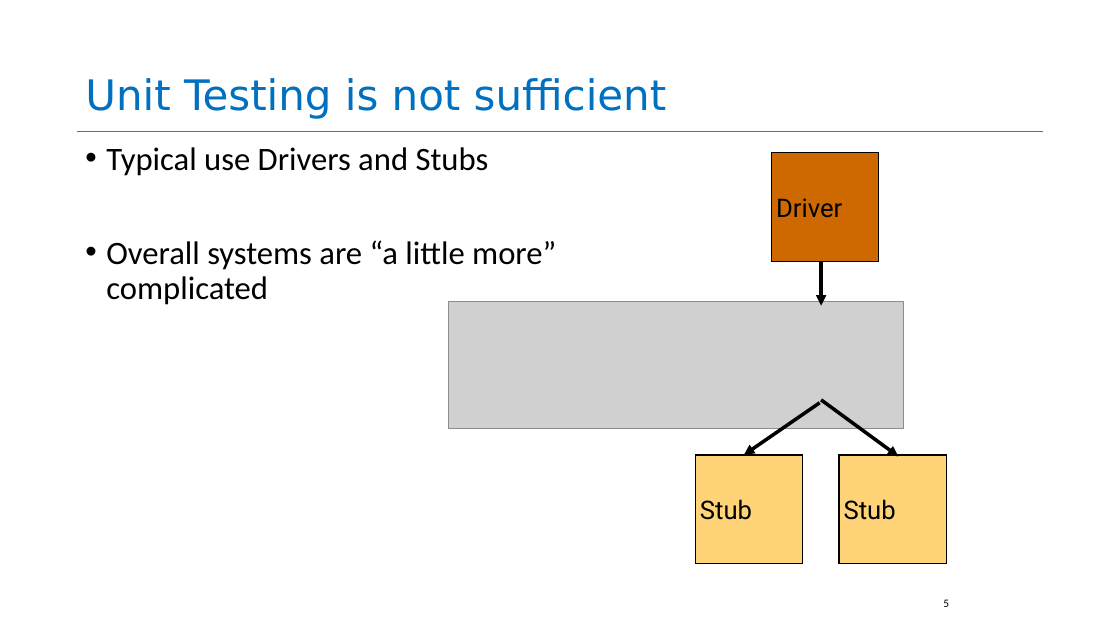
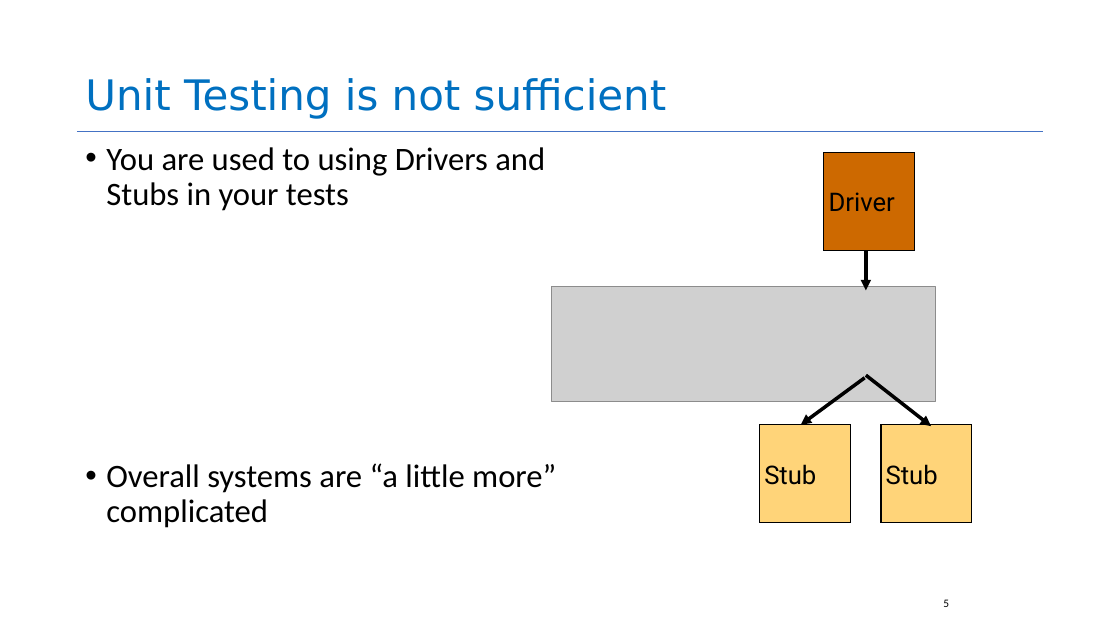
Before and after one commit to neu-se/CS4530-Spring-2022, a slide deck: slide 5 of Slides/Lesson 5.3 Testing Systems.pptx. Drawn at 1120x630 pixels with LibreOffice and Linux fonts; fonts in the diff are those of the drawing; grey boxes stand for pictures. Boxes give left, top, right and bottom in pixels: in the first picture for what was removed or moved away, otherwise in the second. Text is boxed around its words. In the diff, an @@ line names an element or a change of style, - is before the commit and + after.

```diff
--- a/Slides/Lesson 5.3 Testing Systems.pptx
+++ b/Slides/Lesson 5.3 Testing Systems.pptx
@@ text at bbox=[106, 147, 545, 211]: text changed @@
-• Typical use Drivers and Stubs
+• You are used to using Drivers and Stubs in your tests
@@ rectangle "Driver": place and size @@
-rectangle "Driver" at bbox=[771, 153, 879, 261]
+rectangle "Driver" at bbox=[824, 153, 915, 251]
@@ arrow moved from (822, 306) - (822, 260) to (866, 291) - (866, 250) @@
@@ picture: place and size @@
-picture at bbox=[449, 302, 903, 429]
+picture at bbox=[551, 287, 935, 401]
@@ arrow moved from (744, 455) - (820, 402) to (801, 425) - (865, 378) @@
@@ arrow moved from (898, 456) - (822, 400) to (931, 426) - (866, 376) @@
@@ rectangle "Stub": place and size @@
-rectangle "Stub" at bbox=[696, 455, 803, 564]
+rectangle "Stub" at bbox=[760, 425, 850, 523]
@@ rectangle "Stub": place and size @@
-rectangle "Stub" at bbox=[839, 455, 947, 564]
+rectangle "Stub" at bbox=[881, 425, 972, 523]
```
Also in this commit, not shown: 11 other slides changed, 4 slides added, 3 slides removed, 1 other file.
